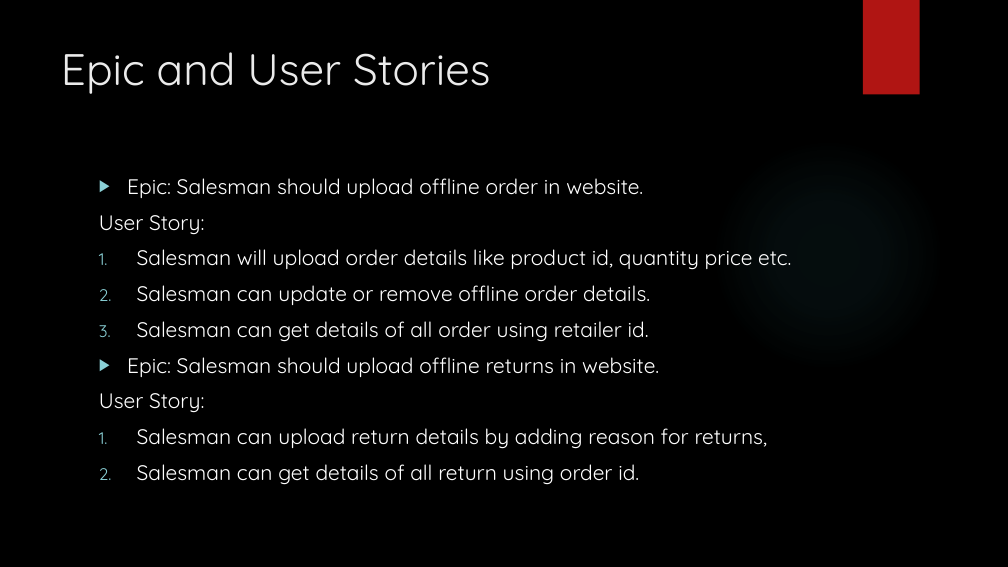
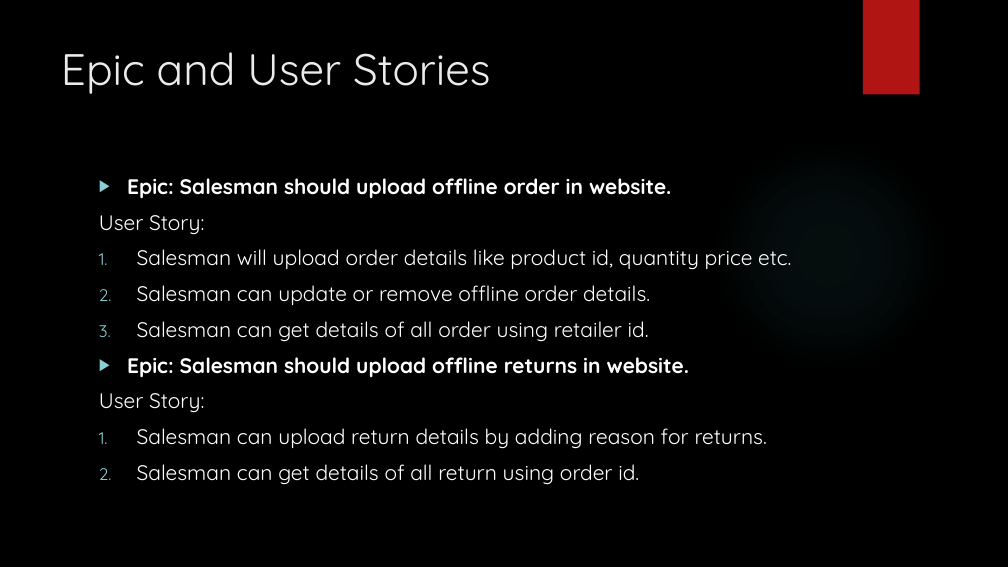
Before and after one commit to asing472/Great_Outdoor_Group_B, a slide deck: slide 2 of Presentation/Group B greatOutdoors_ABHISHEK.pptx. Drawn at 1008x567 pixels with LibreOffice and Linux fonts; fonts in the diff are those of the drawing; background and template pictures are left out. Boxes give left, top, right and bottom in pixels: in the first picture for what was removed or moved away, otherwise in the second. Text is boxed around its words. In the diff, an @@ line names an element or a change of style, - is before the commit and + after.

Commit message:
Update Group B greatOutdoors_ABHISHEK.pptx
a

```diff
--- a/Presentation/Group B greatOutdoors_ABHISHEK.pptx
+++ b/Presentation/Group B greatOutdoors_ABHISHEK.pptx
@@ text at [127,178,689,377]: bold on in "Epic: Salesman should upload offline order in ...", "Epic: Salesman should upload offline returns in ..." @@
@@ text at [137,428,767,449]: text changed @@
-1. Salesman can upload return details by adding reason for returns,
+1. Salesman can upload return details by adding reason for returns.
```
